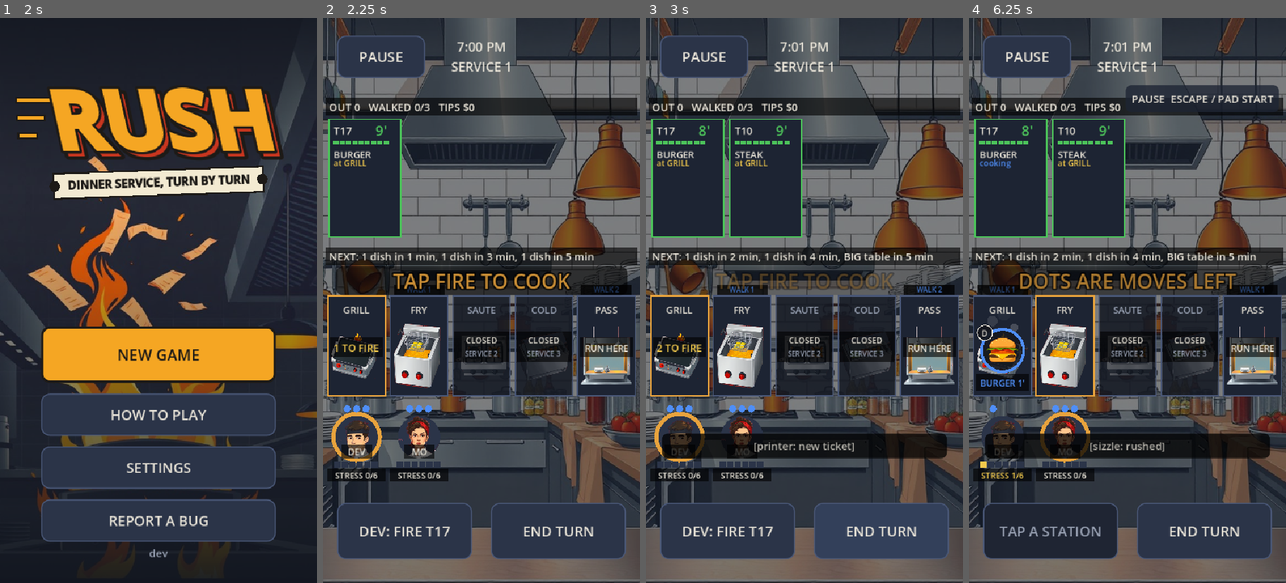
Above: before the commit, frames 1-4 (left to right).
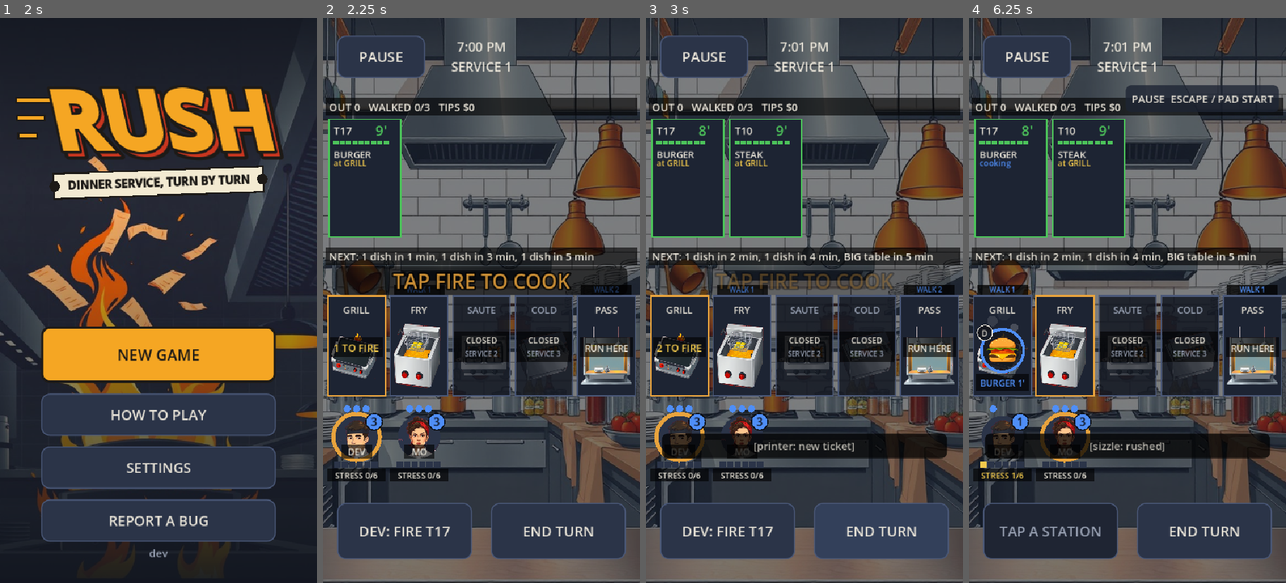
Above: after the commit, the same moments.

Repository: duffpowell-commits/Rush
Game: Godot game, scene res://scenes/boot.tscn
The game is run twice, just before and just after one commit, with the same random seed, the same clock (stepped at 60 frames per second) and the same inputs.
Inputs (mouse positions are in pixels of both pictures, inside the frame that each line leads up to):
- Up to frame 1 (2 s): click "Skip splash" at 0.5 s; click "SKIP" at 1.25 s
- Up to frame 2 (2.25 s): click "NEW GAME" at 2 s
- Up to frame 3 (3 s): click "END TURN" at 2.75 s
- Up to frame 4 (6.25 s): click "DEV: FIRE T17" at 3.5 s; click "DEV: RUSH +1 STRESS" at 4.25 s; tap Enter (ui_accept) at 5 s; move the mouse to (1197, 272) at 5.02 s; hold D (move_right) 5.03-5.75 s; hold L (aim) 5.03-5.75 s; click (1197, 272) at 5.17 s; tap Space (jump) at 5.27 s; drag from (1064, 328) to (1111, 413) at 5.77 s

Frame 1 is identical in both runs. In frame 2, 0.3% of the frame differs, in the area x 13-39%, y 69-73%; in frame 3, 0.3%; in frame 4, 4.3%, in the area x 4-96%, y 43-73%.

Commit message:
Rush 8.5 plan #2: the shop pushes back, two new twists, spent cooks read at a glance
Build-79 blind review (7/10) found the game too easy once upgraded. Temp Cook
doubles each hire tonight; every two upgrades bring one more table; new twists
HEAT WAVE (working cooks +1 stress on odd turns) and PARTY OF 12 (one more big
table); a spent cook is grey with DONE, the rest wear a moves-left number; the
face-then-station hint shows after the first END TURN. PUSHBACK, HEAT PASS,
test_shop_pushes_back, heat/party in test_kitchen_events.

Co-Authored-By: Claude Opus 5.5 <noreply@anthropic.com>
Claude-Session: https://claude.ai/code/session_01V3sbxLu4c4oLEvnvp25i9E

Diff:
--- a/scripts/autoplay.gd
+++ b/scripts/autoplay.gd
@@ -512,8 +512,27 @@
 	game = get_tree().current_scene
 	_check(retry_ok and game != old_game and game.level == lost_lvl and game.cash == 77 and game.perks == perks_lost and not game.over and game.k.served == 0,
 		"RETRY PASS (RETRY SERVICE %d replays it with $%d and %s kept)" % [game.level, game.cash, str(game.perks)])
-	# TEMP COOK: a third cook at the pass for one service, tappable, drawn, then gone.
+	# TEMP COOK: bought in the shop, a third cook at the pass for one service, tappable, drawn, then
+	# gone; the next one costs double (8.5 plan #2), and two upgrades bring one more table.
+	game.cash = 300
+	var t_before: int = game.tickets_for(game.level)
+	game.open_shop()
+	await _frames(4)
+	await _click("TEMP COOK")
+	await _frames(4)
+	var temp_bought: bool = game.perks.has("temp") and game.temp_buys == 1 and game.cash == 255
+	var again_txt: String = ""
+	await _click("DONE")
+	game.perks.erase("temp")
+	game.open_shop()
+	await _frames(4)
+	var again_b: Node = get_tree().root.find_child("Buy_temp", true, false)
+	again_txt = again_b.text if again_b != null else "-"
+	await _click("DONE")
 	game.perks.append("temp")
+	var t_after: int = game.tickets_for(game.level)
+	_check(temp_bought and again_txt.contains("$90") and t_after == t_before + 1,
+		"PUSHBACK PASS (TEMP COOK $45, then '%s'; two upgrades: %d -> %d tickets)" % [again_txt.get_slice("\n", 0), t_before, t_after])
 	game._new_service()
 	game._after_move()
 	await _frames(20)
@@ -1141,6 +1160,21 @@
 	_check(two_burns == "END TURN\nGRILL + FRY BURN" and two_quits == want_q and "TOO LATE" in late and "+1 STRESS" in late and strip_pick
 		and plate_lbl.begins_with("DEV: PLATE") and plate_lbl.ends_with("+1 STRESS"),
 		"WARN PASS ('%s', '%s', '%s', strip tap picks the cook: %s)" % [two_burns.replace("\n", " / "), two_quits.replace("\n", " / "), late.replace("\n", " / "), strip_pick])
+	# 8.5 plan #2: HEAT WAVE shows on the stress preview before END TURN; a spent cook goes grey, DONE.
+	kk.event = "heat"
+	kk.turn = 1
+	kk.tickets = [{"id": 993, "table": 53, "items": [{"dish": "FRIES", "state": "wait"}], "time": 9, "big": false}]
+	for i in kk.pans.size():
+		kk.pans[i] = {}
+	kk.crew[0].stress = 0
+	kk.crew[0].acted = true
+	kk.crew[0].ap = 0
+	var heat_prev: int = game.stress_after(0)
+	game._refresh_hud()
+	game.field.queue_redraw()
+	await _frames(3)
+	await _shot("heat_spent")
+	_check(heat_prev == 1, "HEAT PASS (a worked cook on a heat turn previews +%d stress; spent DEV drawn grey with DONE)" % heat_prev)
 	kk.from_dict(JSON.parse_string(JSON.stringify(keep)))
 	game._refresh_hud()
 	var calm: String = game.end_btn.text
--- a/scripts/game.gd
+++ b/scripts/game.gd
@@ -52,6 +52,7 @@
 var cash := 0                # tips banked tonight, spent in the SHOP between services
 var twist_box: VBoxContainer   # the TONIGHT card while it's up
 var perks: Array = []        # upgrades owned tonight (upgrades.gd)
+var temp_buys := 0           # temp cooks hired tonight: each one costs double the last
 var k: Kitchen
 var sel := 0                 # selected cook
 var _fresh_turn := false     # END TURN's news is on the status line until the first move of the turn
@@ -89,6 +90,7 @@
 		_night_before = score
 		cash = int(d.get("cash", 0))
 		perks = (d.get("perks", []) as Array).filter(func(p): return Upgrades.ALL.has(p))
+		temp_buys = int(d.get("temp_buys", 0))
 	add_to_group("tunable")
 	get_node("/root/DebugMenu").apply_tune(self)
 	_new_service()
@@ -111,7 +113,7 @@
 ## score = finished services only; the service in progress rides along in "kitchen" (its own
 ## served count), so a reload can't count tickets twice.
 func state() -> Dictionary:
-	var d := {"level": level, "score": _night_before, "cash": cash, "perks": perks.duplicate()}
+	var d := {"level": level, "score": _night_before, "cash": cash, "perks": perks.duplicate(), "temp_buys": temp_buys}
 	if k != null and not between and not over and not k.done:
 		d["kitchen"] = k.to_dict()
 	return d
@@ -289,7 +291,8 @@
 ## Tickets the given service brings, after pace and the house's read.
 func tickets_for(n: int) -> int:
 	var base := int(first_tickets)
-	return maxi(1, maxi(mini(3, base), base + pace_adjust().tickets) + int(more_tickets) * (n - 1) - (1 if n >= 4 else 0))
+	return maxi(1, maxi(mini(3, base), base + pace_adjust().tickets) + Upgrades.load_tickets(perks)
+		+ int(more_tickets) * (n - 1) - (1 if n >= 4 else 0))
 
 
 ## After a service (or a lost night), the house reads you: a rough one eases the next, an aced one pushes it.
@@ -323,7 +326,8 @@
 	k.ap = int(crew_ap)
 	k.stress_cap = u.stress_cap
 	k.turns = int(service_turns)
-	k.first_tickets = maxi(mini(3, int(first_tickets)), int(first_tickets) + adj.tickets)
+	# A bigger kitchen draws a bigger crowd: +1 table per two upgrades (8.5 plan #2: the shop made it a cakewalk).
+	k.first_tickets = maxi(mini(3, int(first_tickets)), int(first_tickets) + adj.tickets) + Upgrades.load_tickets(perks)
 	k.more_tickets = int(more_tickets)
 	k.rush_stress = u.rush_stress
 	k.tray = u.tray
@@ -617,7 +621,7 @@
 func _shop_label() -> void:
 	var b: Button = sheet_box.get_node_or_null("ShopButton") if sheet_box != null else null
 	if b != null:
-		var can := Upgrades.ORDER.any(func(id): return Upgrades.can_buy(id, cash, perks))
+		var can := Upgrades.ORDER.any(func(id): return Upgrades.can_buy(id, cash, perks, temp_buys))
 		b.text = "SHOP ($%d)%s" % [cash, " NEW!" if can and not _shop_opened else ""]   # NEW until you've looked
 
 
@@ -629,7 +633,10 @@
 	_shop_opened = true
 	var box := UI.sheet(self, 500)
 	box.add_child(UI.label("KITCHEN SHOP", 30, UI.ACCENT))
-	box.add_child(UI.label("Bank: $%d. Upgrades last all night." % cash, 20, UI.DIM))
+	var bank := UI.label("Bank: $%d. Every 2 upgrades bring +1 table." % cash, 20, UI.DIM)
+	bank.name = "Bank"
+	bank.autowrap_mode = TextServer.AUTOWRAP_WORD_SMART
+	box.add_child(bank)
 	var owned: Array[String] = []
 	var listed: Array = Upgrades.shown(perks)
 	for id in Upgrades.ORDER:
@@ -660,9 +667,10 @@
 			b = UI.button("%s: OWNED\n%s" % [u.name, u.says], Callable(), 88)
 			b.disabled = true
 		else:
-			var short := cash < int(u.cost)   # say it in words, not just the disabled colour
-			b = UI.button("%s  %s\n%s" % [u.name, ("NEED $%d" if short else "$%d") % u.cost, u.says], func(): buy(id, box), 88)
-			b.disabled = not Upgrades.can_buy(id, cash, perks)
+			var cost := Upgrades.price(id, temp_buys)
+			var short := cash < cost   # say it in words, not just the disabled colour
+			b = UI.button("%s  %s\n%s" % [u.name, ("NEED $%d" if short else "$%d") % cost, u.says], func(): buy(id, box), 88)
+			b.disabled = not Upgrades.can_buy(id, cash, perks, temp_buys)
 		b.name = "Buy_" + id
 		b.add_theme_font_size_override("font_size", UI.font_size(20))
 		rows.add_child(b)
@@ -670,10 +678,12 @@
 
 
 func buy(id: String, box: VBoxContainer) -> void:
-	var left := Upgrades.buy(id, cash, perks)
+	var left := Upgrades.buy(id, cash, perks, temp_buys)
 	if left < 0:
 		return
 	cash = left
+	if id == "temp":
+		temp_buys += 1   # the next one costs double
 	get_node("/root/Audio").sfx("level", 1.3)
 	get_node("/root/Subs").cue("[register: %s bought]" % Upgrades.ALL[id].name.to_lower())
 	UI.buzz(25)
@@ -842,15 +852,16 @@
 			func(): return k.turn > 0 or k.pans.any(func(p): return not p.is_empty())],
 		["end_turn", "TAP END TURN: COOK", func(): return k.pans.any(func(p): return not p.is_empty()),
 			func(): return k.turn > 0],
+		# 8.5 plan #2: taught on turn 2, not after the first table is out ("face vs station" confused service 1).
+		["switch", "TAP FACE, THEN STATION", func(): return k.turn >= 1 and not k.crew[1].out,
+			func(): return sel != 0 or k.crew[1].out],
 		# Fresh-player review: the action dots over each cook were never noticed. After the first END TURN.
-		["dots", "DOTS ARE MOVES LEFT", func(): return k.turn >= 1,
+		["dots", "NUMBER = MOVES LEFT", func(): return k.turn >= 1,
 			func(): return k.turn >= 2 or k.crew.any(func(c): return not c.out and c.ap <= 0)],
 		["plate", "UP! TAP PLATE", func(): return k.pans.any(func(p): return not p.is_empty() and p.left <= 0),
 			func(): return not k.window.is_empty() or k.served > 0],
 		["run", "PASS: RUN SERVES IT", func(): return not k.window.is_empty(),
 			func(): return k.served > 0],
-		["switch", "TAP MO TO SWITCH", func(): return k.served > 0 and not k.crew[1].out,
-			func(): return sel != 0 or k.crew[1].out],
 		["pick", "TAP TICKET: COOK FIRST", func(): return k.tickets.size() >= 2,
 			func(): return pick_tid != 0],
 		["rest", "IDLE COOKS LOSE STRESS", func(): return k.crew.any(func(c): return not c.out and c.stress >= k.stress_cap - 3),
@@ -1114,7 +1125,7 @@
 		var p: Dictionary = k.pans[i]
 		if not p.is_empty() and p.left <= 0 and p.sat >= k.burn_after and cr.at == i and i != emptied:
 			s += 2
-	return s + (1 if red else 0) if (cr.acted or as_acted) else maxi(0, s - 2)
+	return s + (1 if red else 0) + (1 if k.heat_turn() else 0) if (cr.acted or as_acted) else maxi(0, s - 2)
 
 
 ## The NEXT bar in plain words ("NEXT: 2 dishes in 3 min"), as many as fit the width.
@@ -1336,14 +1347,27 @@
 		if c == sel:
 			f.draw_circle(pos, COOK_R + 7.0, UI.ACCENT)
 		f.draw_circle(pos, COOK_R, Color("2b3448"))
+		# 8.5 plan #2: who can still act, at a glance. A spent cook goes grey with DONE across the face;
+		# the rest wear their moves left as a big number (the pips alone went unseen).
+		var spent: bool = cr.ap <= 0
 		if ART_COOKS.has(cr.name):
-			f.draw_texture_rect(ART_COOKS[cr.name], Rect2(pos - Vector2(COOK_R, COOK_R), Vector2(COOK_R, COOK_R) * 2.0), false)
+			f.draw_texture_rect(ART_COOKS[cr.name], Rect2(pos - Vector2(COOK_R, COOK_R), Vector2(COOK_R, COOK_R) * 2.0), false,
+				Color(0.6, 0.6, 0.6) if spent else Color.WHITE)
 			_plate(f, Rect2(pos.x - 26, pos.y + COOK_R - 22, 52, 22))
-			f.draw_string(font, pos + Vector2(-COOK_R, COOK_R - 5), cr.name, HORIZONTAL_ALIGNMENT_CENTER, COOK_R * 2, UI.font_size(15), ink)
+			f.draw_string(font, pos + Vector2(-COOK_R, COOK_R - 5), cr.name, HORIZONTAL_ALIGNMENT_CENTER, COOK_R * 2, UI.font_size(15), UI.DIM if spent else ink)
 		else:
-			f.draw_string(font, pos + Vector2(-COOK_R, 7), cr.name, HORIZONTAL_ALIGNMENT_CENTER, COOK_R * 2, UI.font_size(18), ink)
+			f.draw_string(font, pos + Vector2(-COOK_R, 7), cr.name, HORIZONTAL_ALIGNMENT_CENTER, COOK_R * 2, UI.font_size(18), UI.DIM if spent else ink)
 		for a in cr.ap:   # action pips
 			f.draw_circle(pos + Vector2(-16 + a * 16, -COOK_R - 12), 6.0, UI.key("info"))
+		if spent:
+			f.draw_circle(pos, COOK_R, Color(0, 0, 0, 0.2))
+			f.draw_string_outline(font, pos + Vector2(-COOK_R, -2), "DONE", HORIZONTAL_ALIGNMENT_CENTER, COOK_R * 2, UI.font_size(17), 5, Color(0, 0, 0, 0.9))
+			f.draw_string(font, pos + Vector2(-COOK_R, -2), "DONE", HORIZONTAL_ALIGNMENT_CENTER, COOK_R * 2, UI.font_size(17), UI.DIM)
+		else:
+			var bc := pos + Vector2(COOK_R - 6, -COOK_R + 10)
+			f.draw_circle(bc, 14.0, UI.key("info"))
+			f.draw_arc(bc, 14.0, 0.0, TAU, 24, Color(0, 0, 0, 0.8), 2.0)
+			f.draw_string(font, bc + Vector2(-14, 7), str(cr.ap), HORIZONTAL_ALIGNMENT_CENTER, 28, UI.font_size(19), Color(0.05, 0.06, 0.09))
 		# Stress: one box per point up to the cap (full = they quit), and the count in words under it.
 		# Blind review #3: the thin bar went unseen, and stress is what loses most first nights.
 		var cap: int = maxi(1, k.stress_cap)
@@ -1450,7 +1474,7 @@
 
 ## Replay the service that was lost: same night, same bank and upgrades, fresh tickets.
 func retry_service() -> void:
-	_save.write({"level": level, "score": _night_before, "cash": cash, "perks": perks.duplicate()})
+	_save.write({"level": level, "score": _night_before, "cash": cash, "perks": perks.duplicate(), "temp_buys": temp_buys})
 	get_node("/root/Loader").go("res://scenes/game.tscn")
 
 
--- a/scripts/kitchen.gd
+++ b/scripts/kitchen.gd
@@ -21,8 +21,11 @@
 	"fritz": ["GRILL ON THE FRITZ", "Grill dishes take a minute longer. Their tables wait one more."],
 	"vip": ["VIP TABLE", "Gold ticket: triple tips. Walk it and it counts as two."],
 	"critic": ["FOOD CRITIC", "Serve the critic: grade up. Walk them: grade down."],
+	# 8.5 plan #2 (blind review: only two twists in four services, and stress never moved).
+	"heat": ["HEAT WAVE", "The line is an oven: working cooks take +1 stress every other turn."],
+	"party": ["PARTY OF 12", "A twelve-top books in: one extra big table mid-service."],
 }
-const EVENT_IDS := ["tour", "fritz", "vip", "critic"]
+const EVENT_IDS := ["tour", "fritz", "vip", "critic", "heat", "party"]
 
 const STATIONS := ["GRILL", "FRY", "SAUTE", "COLD", "PASS"]
 const PASS_IX := 4
@@ -141,6 +144,10 @@
 			_mark(1 if count > 1 else 0, "vip")
 		"critic":
 			_mark(count / 3, "critic")
+		"party":   # one more big table, landing with the middle of the service
+			var mid := count / 2
+			incoming.insert(mid, {"arrive": incoming[mid].arrive if count > 0 else 0, "ticket": _make_ticket(true)})
+			total += 1
 
 
 func _mark(i: int, key: String) -> void:
@@ -408,6 +415,11 @@
 
 
 # ---------------------------------------------------------------- end of turn
+
+## HEAT WAVE: this turn's end adds a point to every cook who worked (odd turns: every other one).
+func heat_turn() -> bool:
+	return event == "heat" and turn % 2 == 1
+
 
 func end_turn() -> void:
 	if done:
@@ -459,7 +471,7 @@
 		if cr.out:
 			continue
 		if cr.acted:
-			cr.stress += 1 if red > 0 else 0
+			cr.stress += (1 if red > 0 else 0) + (1 if heat_turn() else 0)
 		else:
 			cr.stress = maxi(0, cr.stress - 2)
 		if cr.stress >= stress_cap:
--- a/scripts/upgrades.gd
+++ b/scripts/upgrades.gd
@@ -22,8 +22,19 @@
 const MAX_TRAY := 4
 
 
-static func can_buy(id: String, cash: int, owned: Array) -> bool:
-	if not ALL.has(id) or owned.has(id) or cash < int(ALL[id].cost):
+## What it costs now. A temp cook doubles each time one is hired tonight (8.5 plan #2: a first-timer
+## hired one every service and the night went flat).
+static func price(id: String, temp_buys: int = 0) -> int:
+	return int(ALL[id].cost) * (1 << clampi(temp_buys, 0, 8)) if id == "temp" else int(ALL[id].cost)
+
+
+## Extra tables a service brings for the kitchen you've built: one per two upgrades owned.
+static func load_tickets(owned: Array) -> int:
+	return owned.size() / 2
+
+
+static func can_buy(id: String, cash: int, owned: Array, temp_buys: int = 0) -> bool:
+	if not ALL.has(id) or owned.has(id) or cash < price(id, temp_buys):
 		return false
 	return not ALL[id].has("needs") or owned.has(ALL[id].needs)
 
@@ -35,11 +46,11 @@
 
 
 ## Returns the cash left, or -1 if it can't be bought (owned array gains the id).
-static func buy(id: String, cash: int, owned: Array) -> int:
-	if not can_buy(id, cash, owned):
+static func buy(id: String, cash: int, owned: Array, temp_buys: int = 0) -> int:
+	if not can_buy(id, cash, owned, temp_buys):
 		return -1
 	owned.append(id)
-	return cash - int(ALL[id].cost)
+	return cash - price(id, temp_buys)
 
 
 ## The service's numbers with the owned upgrades on top.
--- a/tests/run_tests.gd
+++ b/tests/run_tests.gd
@@ -756,7 +756,7 @@
 		var k := Kitchen.new()
 		k.start(2, sd + 1)
 		seen[k.event] = true
-	check(seen.size() == 4 and not seen.has(""), "all four twists show up in service 2 (%s)" % [seen.keys()])
+	check(seen.size() == Kitchen.EVENT_IDS.size() and not seen.has(""), "every twist shows up in service 2 (%s)" % [seen.keys()])
 	var one := Kitchen.new()
 	one.start(1, 5)
 	check(one.event == "", "service 1 is plain")
@@ -785,6 +785,26 @@
 	check(k.score_parts().total == mini(plain + 8, 100), "serving the critic is worth 8 points")
 	k.critic = "walked"
 	check(k.score_parts().total == plain - 8, "walking the critic costs 8")
+	# 8.5 plan #2: HEAT WAVE adds a point to working cooks every other turn; PARTY OF 12 adds a big table.
+	k = _event_kitchen("heat")
+	k.tickets = [{"id": 92, "table": 7, "items": [{"dish": "FRIES", "state": "wait"}], "time": 9, "big": false}]
+	k.incoming.clear()
+	k.turn = 1
+	k.crew[0].acted = true
+	k.crew[0].stress = 0
+	k.crew[1].stress = 3
+	k.end_turn()
+	check(k.crew[0].stress == 1 and k.crew[1].stress == 1, "heat: +1 on a worker, a rester still rests (%d, %d)" % [k.crew[0].stress, k.crew[1].stress])
+	k.crew[0].acted = true
+	k.end_turn()
+	check(k.crew[0].stress == 1, "heat skips the even turns")
+	var pk := _event_kitchen("party")
+	var plain_k := Kitchen.new()
+	plain_k.with_events = false
+	plain_k.start(2, 11)
+	check(pk.total == plain_k.total + 1 and pk.incoming.size() == plain_k.incoming.size() + 1
+		and pk.incoming.filter(func(inc): return inc.ticket.big).size() > plain_k.incoming.filter(func(inc): return inc.ticket.big).size(),
+		"party: one more table, and it's a big one")
 	var back := Kitchen.new()
 	var vk := _event_kitchen("vip")
 	check(back.from_dict(JSON.parse_string(JSON.stringify(vk.to_dict()))) and back.event == "vip"
@@ -879,3 +899,14 @@
 	var s4 := Kitchen.new()
 	s4.start(4, 5)
 	check(s4.total == s3.total, "service 4 is a ticket lighter than the +1 curve (same as service 3)")
+
+
+## 8.5 plan #2: the shop pushes back. A temp cook doubles each hire; every two upgrades bring a table.
+func test_shop_pushes_back() -> void:
+	check(Upgrades.price("temp", 0) == 45 and Upgrades.price("temp", 1) == 90 and Upgrades.price("temp", 2) == 180, "temp: 45, 90, 180")
+	check(Upgrades.price("lamps", 3) == Upgrades.ALL.lamps.cost, "other prices don't move")
+	var owned: Array = []
+	check(Upgrades.buy("temp", 89, owned, 1) == -1, "second temp needs $90")
+	check(Upgrades.buy("temp", 100, owned, 1) == 10, "second temp bought for $90")
+	check(Upgrades.load_tickets([]) == 0 and Upgrades.load_tickets(["meal"]) == 0 and Upgrades.load_tickets(["meal", "lamps"]) == 1
+		and Upgrades.load_tickets(["meal", "lamps", "iron", "tray"]) == 2, "one table per two upgrades")
Not shown, changed: CLAUDE.md
